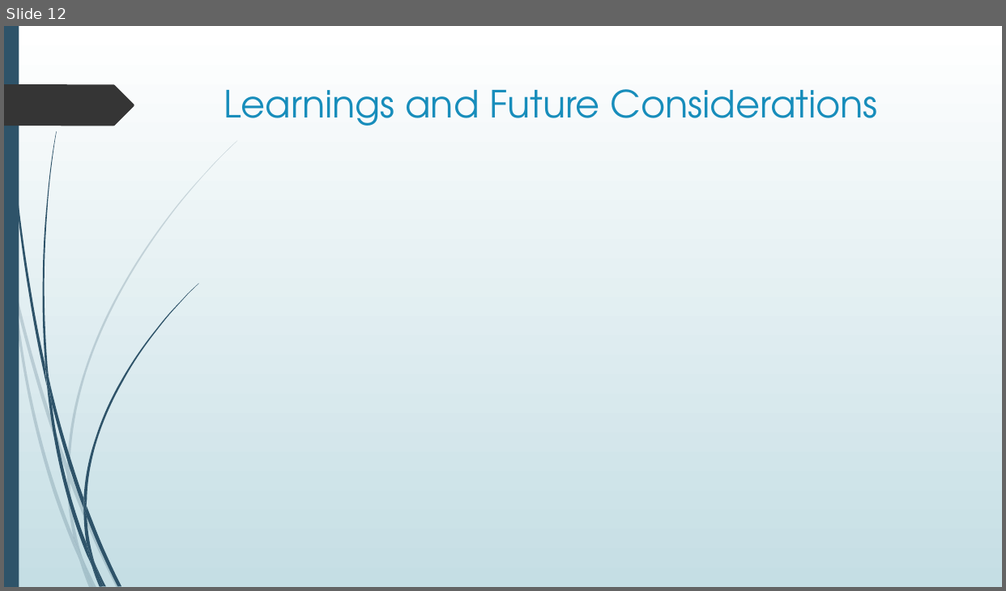
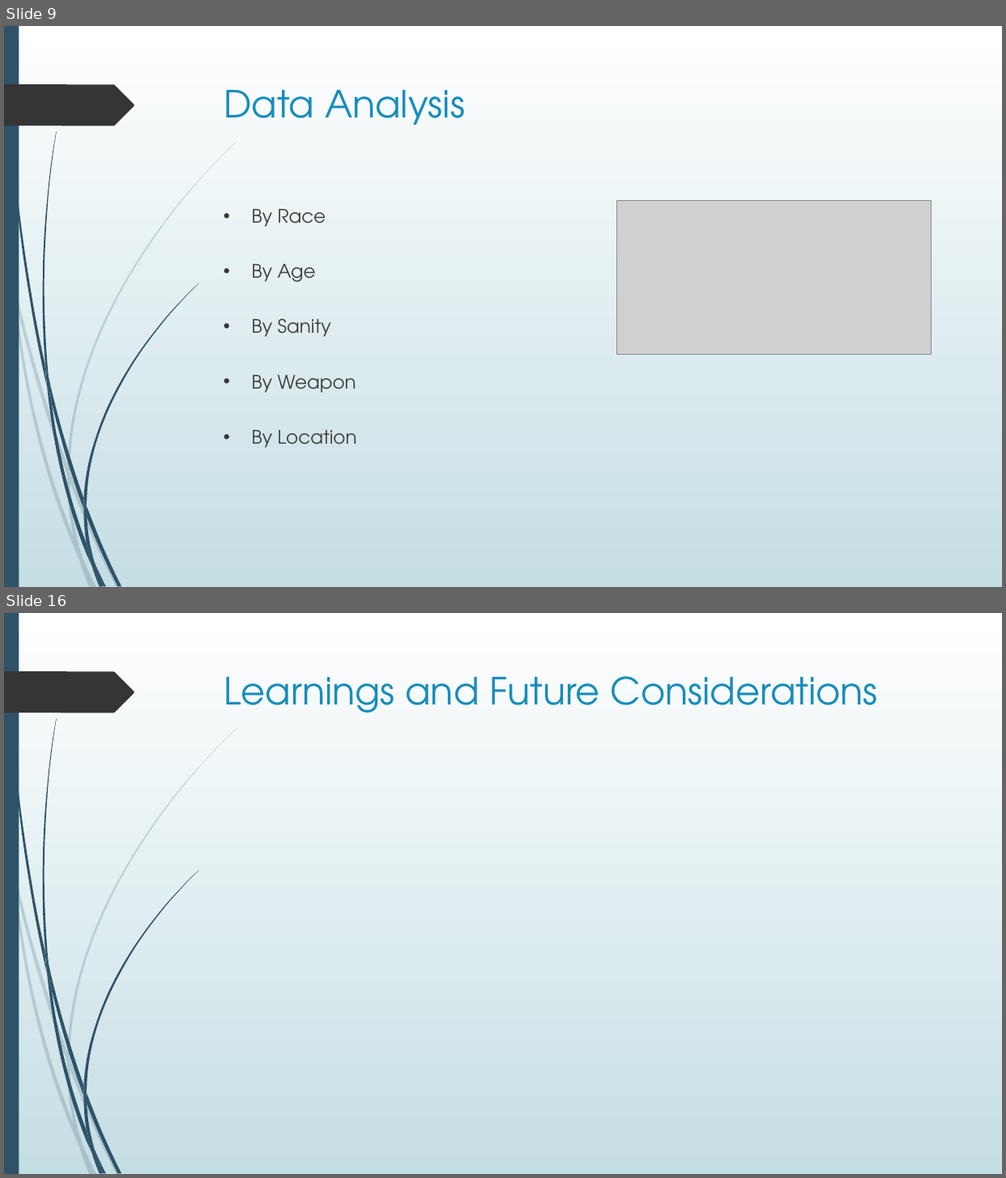
Before and after one commit to dr-natetorious/TIM-7101-Statistics, a slide deck: Section_3_Mgmt_Informed/Week8_Presentation/BachmeierNTIM7101-8.pptx. Shown one above the other, each under a label of ours: slide 12 before the commit, slides 9 and 16 after it; the slides between them are not shown. The pictures are 1006x591 and 1006x1178 pixels, drawn with LibreOffice and Linux fonts; fonts in the diff are those of the drawing; grey boxes stand for pictures. Boxes give left, top, right and bottom in pixels: in the first picture for what was removed or moved away, otherwise in the second. Text is boxed around its words. In the diff, an @@ line names an element or a change of style, - is before the commit and + after.

```diff
--- a/Section_3_Mgmt_Informed/Week8_Presentation/BachmeierNTIM7101-8.pptx
+++ b/Section_3_Mgmt_Informed/Week8_Presentation/BachmeierNTIM7101-8.pptx
@@ slide 9 added at box(4, 26, 1002, 587), background gradient #FFFFFF to #C5DEE5; not listed: 24 template elements that a slide beside it also shows @@
@@ title added at box(224, 90, 465, 125), 36 pt, text #178DBB @@
+Data Analysis
@@ text added at box(252, 209, 357, 448), 18 pt, text #404040 @@
+• By Race
+• By Age
+• By Sanity
+• By Weapon
+• By Location
@@ picture added at box(617, 200, 931, 355) @@
@@ what was slide 12 is now slide 16 @@
```
Also in this commit, not shown: 1 slide changed, 15 other slides added, 10 slides removed.
